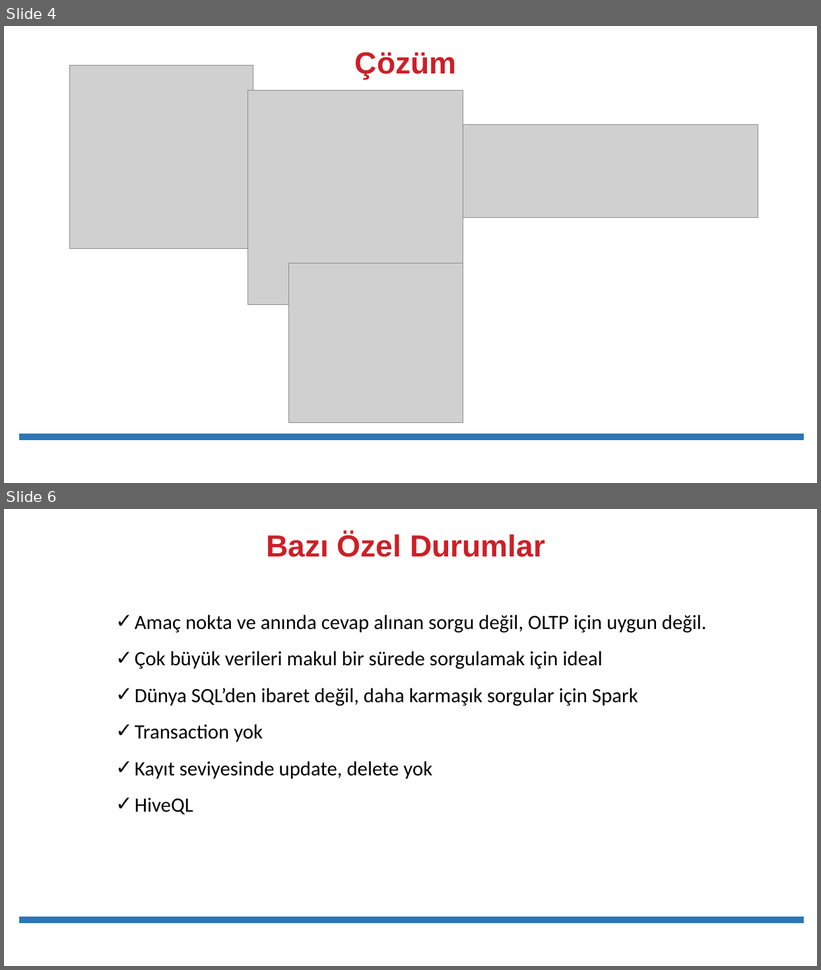
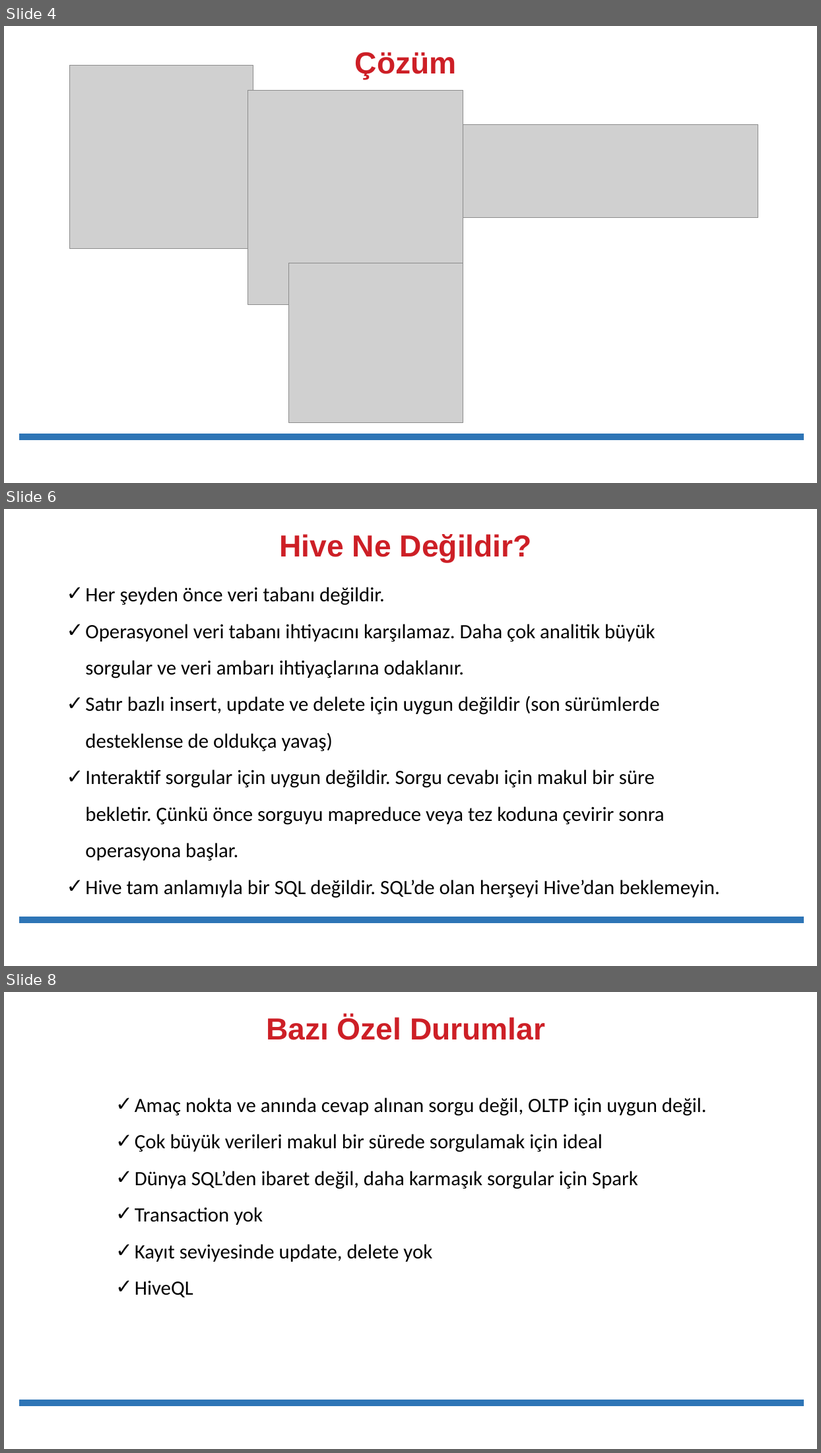
Before and after one commit to cengaarslan/hadoop-big-data, a slide deck: 04-Buyuk-Veri-Sorgulama/01_apache_hive_teori.pptx. Shown one above the other, each under a label of ours: slides 4 and 6 before the commit, slides 4, 6 and 8 after it; the slides between them are not shown. The pictures are 821x970 and 821x1453 pixels, drawn with LibreOffice and Linux fonts; fonts in the diff are those of the drawing; grey boxes stand for pictures. Boxes give left, top, right and bottom in pixels: in the first picture for what was removed or moved away, otherwise in the second. Text is boxed around its words. In the diff, an @@ line names an element or a change of style, - is before the commit and + after.

Commit message:
hive uygulama notları eklendi

```diff
--- a/04-Buyuk-Veri-Sorgulama/01_apache_hive_teori.pptx
+++ b/04-Buyuk-Veri-Sorgulama/01_apache_hive_teori.pptx
@@ slide 6 added at <box>4,509,817,966</box>, background #FFFFFF @@
@@ title added at <box>280,534,532,562</box>, 36 pt, text #CD1F26, bold @@
+Hive Ne Değildir?
@@ text added at <box>85,587,719,898</box>, 24 pt, text #000000 @@
+✓ Her şeyden önce veri tabanı değildir.
+✓ Operasyonel veri tabanı ihtiyacını karşılamaz. Daha çok analitik büyük sorgular ve veri ambarı ihtiyaçlarına odaklanır.
+✓ Satır bazlı insert, update ve delete için uygun değildir (son sürümlerde desteklense de oldukça yavaş)
+✓ Interaktif sorgular için uygun değildir. Sorgu cevabı için makul bir süre bekletir. Çünkü önce sorguyu mapreduce veya tez koduna çevirir sonra operasyona başlar.
+✓ Hive tam anlamıyla bir SQL değildir. SQL’de olan herşeyi Hive’dan beklemeyin.
@@ line added from (19, 920) to (805, 920), #2E75B6 8 pt @@
@@ what was slide 6 is now slide 8 @@
```
Also in this commit, not shown: 2 slides changed, 1 other slide added, 6 other files.
